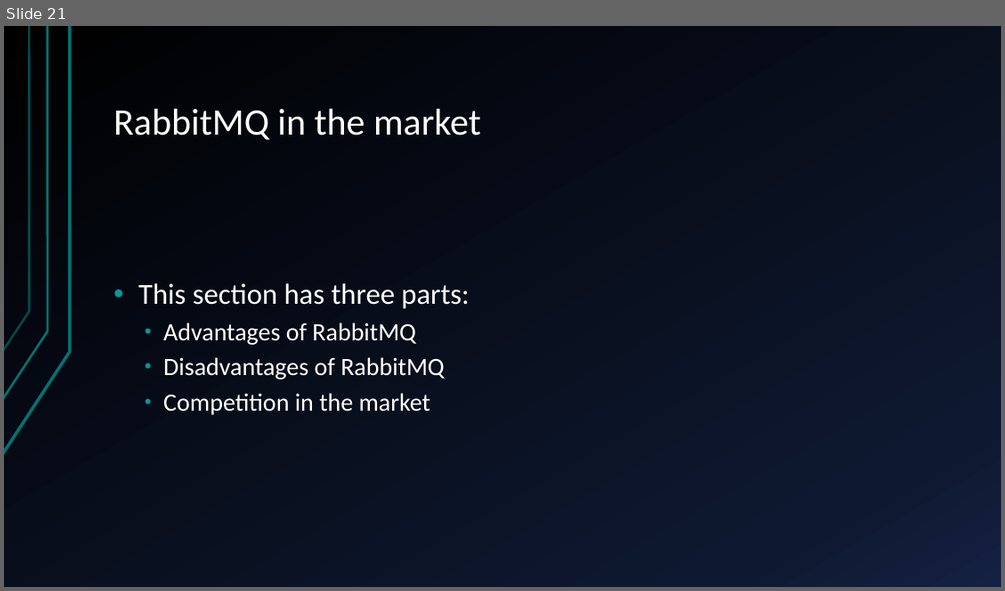
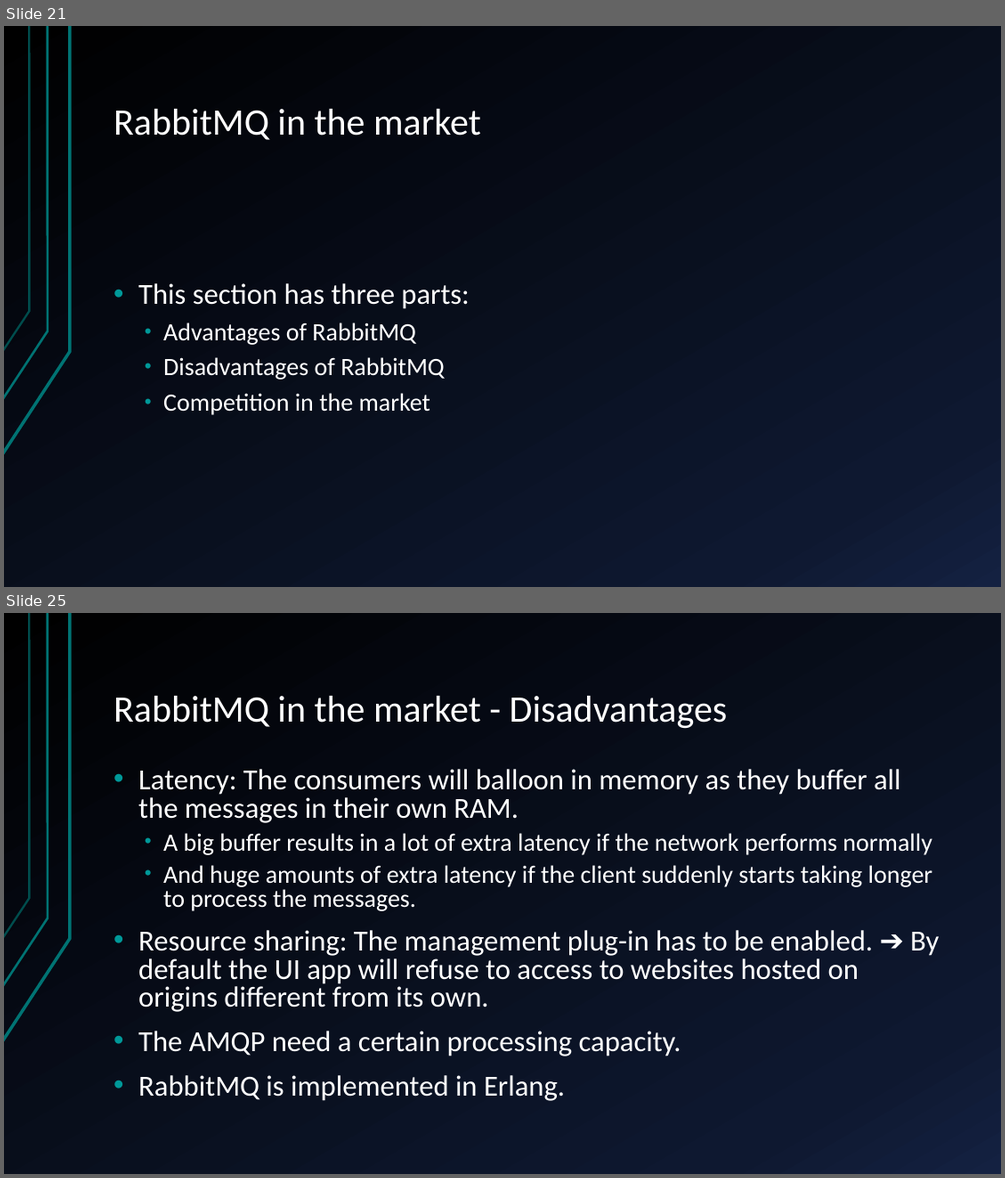
Before and after one commit to marc7666/Distributed-computing-course, a slide deck: Activities/Activity 2/RabbitMQ – components, benefits and application.pptx. Shown one above the other, each under a label of ours: slide 21 before the commit, slides 21 and 25 after it; the slides between them are not shown. The pictures are 1005x591 and 1005x1178 pixels, drawn with LibreOffice and Linux fonts; fonts in the diff are those of the drawing. Boxes give left, top, right and bottom in pixels: in the first picture for what was removed or moved away, otherwise in the second. Text is boxed around its words. In the diff, an @@ line names an element or a change of style, - is before the commit and + after.

```diff
--- a/Activities/Activity 2/RabbitMQ – components, benefits and application.pptx
+++ b/Activities/Activity 2/RabbitMQ – components, benefits and application.pptx
@@ slide 25 added at box(4, 613, 1001, 1174), background gradient #000000 to #0F1931 to #142242; not listed: 3 template elements that a slide beside it also shows @@
@@ title added at box(113, 696, 728, 729), 36 pt, text #FFFFFF @@
+RabbitMQ in the market - Disadvantages
@@ text added at box(138, 769, 938, 1101), 28 pt, text #FFFFFF @@
+• Latency: The consumers will balloon in memory as they buffer all the messages in their own RAM.
+  • A big buffer results in a lot of extra latency if the network performs normally
+  • And huge amounts of extra latency if the client suddenly starts taking longer to process the messages.
+• Resource sharing: The management plug-in has to be enabled. ➔ By default the UI app will refuse to access to websites hosted on origins different from its own.
+• The AMQP need a certain processing capacity.
+• RabbitMQ is implemented in Erlang.
```
Also in this commit, not shown: 3 slides changed, 3 other slides added, 2 slides removed.
